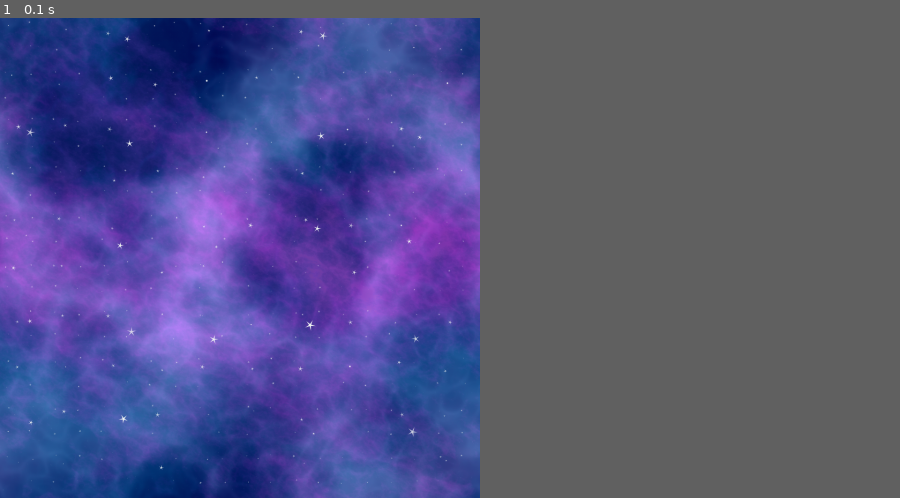
Above: before the commit, frame 1.
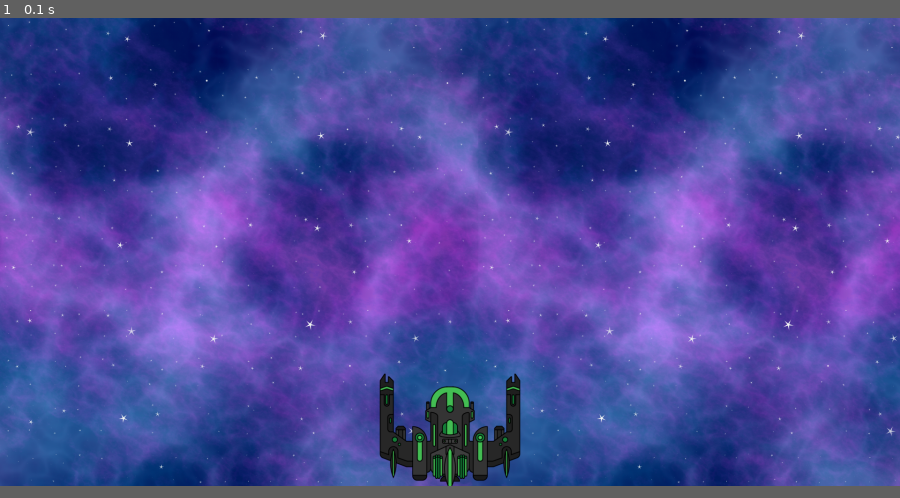
Above: after the commit, the same moment.

Repository: voland2610/PyGameMUIV
Game: pygame game, started from main_space_game.py
Two runs of this game, one before a commit and one after it. Both use one fixed random seed, a clock stepped at 60 frames per second and the inputs below.
Inputs:
- Up to frame 1 (0.1 s): no input
In our replay, the window is 480x480 before the commit and 900x468 after it. These sizes can differ from the game's own. Grey fills any space a smaller window leaves; there, only what the larger window draws over its background counts as a difference.

The runs differ from the first frame. In frame 1, 48% of the frame differs, in the area x 0-100%, y 0-100%.

Commit message:
Добавление нашего корабля и его отрисовка

Diff:
--- a/main_space_game.py
+++ b/main_space_game.py
@@ -1,19 +1,24 @@
 import pygame
 import sys
+from shipGun import ShipGun
 
 
 def start():
     # Базовые настройки экрана игры
     pygame.init()
     pygame.display.set_caption("Space war")
-    backgroundimg = pygame.image.load("img/Purple Nebula 8 - 1024x1024.png")
-    display = pygame.display.set_mode((1024, 1024))
+    backgroundImg = pygame.image.load("img/bg/Purple Nebula 8 - 1024x1024.png")
+    display = pygame.display.set_mode((1920, 1000))
+    shipGun = ShipGun(display)
+
     # Основной цикл игры
     while True:
         for events in pygame.event.get():
             if events.type == pygame.QUIT:
                 sys.exit()
-        display.blit(backgroundimg, (0, 0))
+        display.blit(backgroundImg, (0, 0))
+        display.blit(backgroundImg, (1020, 0))
+        shipGun.product()
         pygame.display.flip()
 
 
--- /dev/null
+++ b/shipGun.py
@@ -0,0 +1,16 @@
+import pygame
+
+
+class ShipGun:
+    def __init__(self, display):
+        """логика корабля"""
+        self.display = display
+        self.img = pygame.image.load("img/game_texture/imgonline-com-ua-Resize-RqwzkcxljVEeDCsd.png")
+        self.rectangel = self.img.get_rect()
+        self.display_rectangel = display.get_rect()
+        self.rectangel.centerx = self.display_rectangel.centerx
+        self.rectangel.bottom = self.display_rectangel.bottom
+
+    def product(self):
+        """прорисовка нашего корабля"""
+        self.display.blit(self.img, self.rectangel)
Renamed: img/Purple Nebula 8 - 1024x1024.png -> img/bg/Purple Nebula 8 - 1024x1024.png
Binary file added: img/game_texture/imgonline-com-ua-Resize-RqwzkcxljVEeDCsd.png
